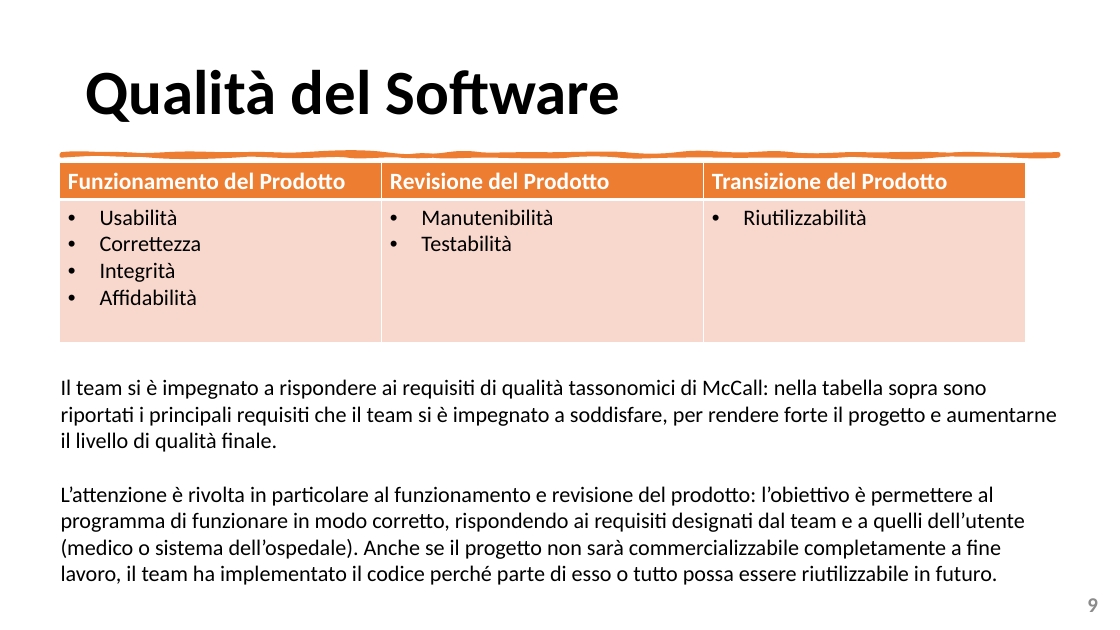
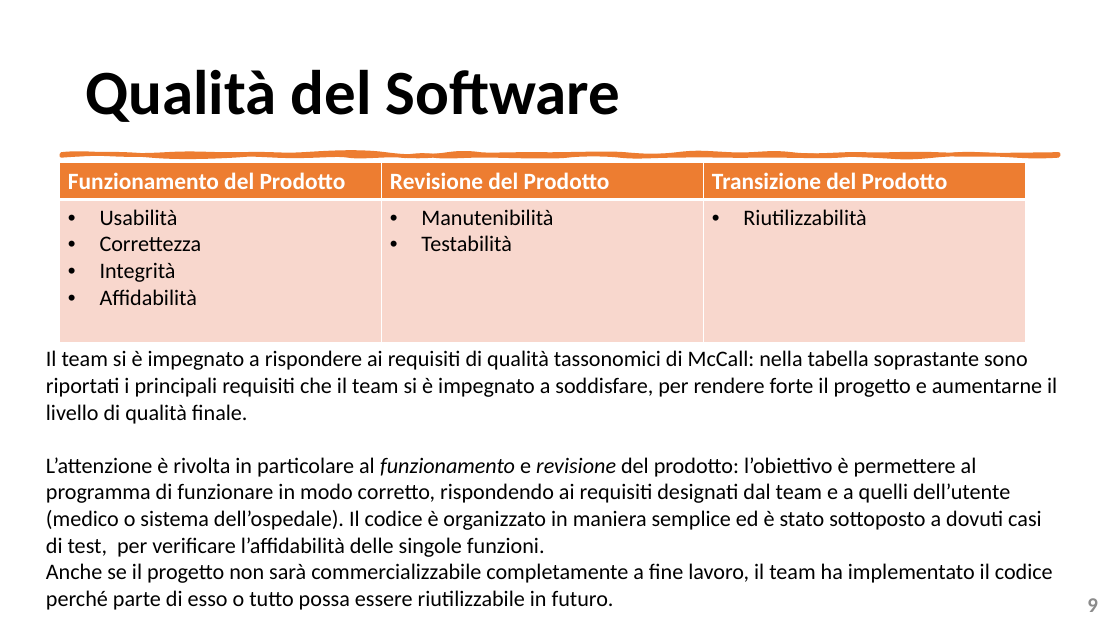
Before and after one commit to mangilimatteo/Progetto_Ingegneria_Software_Cattaneo_Mangili_Saini, a slide deck: slide 9 of Presentazione/Presentazione_Progetto.pptx. Drawn at 1120x630 pixels with LibreOffice and Linux fonts; fonts in the diff are those of the drawing. Boxes give left, top, right and bottom in pixels: in the first picture for what was removed or moved away, otherwise in the second. Text is boxed around its words. In the diff, an @@ line names an element or a change of style, - is before the commit and + after.

```diff
--- a/Presentazione/Presentazione_Progetto.pptx
+++ b/Presentazione/Presentazione_Progetto.pptx
@@ text at bbox=[46, 350, 1057, 610]: text changed @@
-Il team si è impegnato a rispondere ai requisiti di qualità tassonomici di McCall: nella tabella sopra sono riportati i principali requisiti che il team si è impegnato a soddisfare, per rendere forte il progetto e aumentarne il livello di qualità finale.
-L’attenzione è rivolta in particolare al funzionamento e revisione del prodotto: l’obiettivo è permettere al programma di funzionare in modo corretto, rispondendo ai requisiti designati dal team e a quelli dell’utente (medico o sistema dell’ospedale). Anche se il progetto non sarà commercializzabile completamente a fine lavoro, il team ha implementato il codice perché parte di esso o tutto possa essere riutilizzabile in futuro.
+Il team si è impegnato a rispondere ai requisiti di qualità tassonomici di McCall: nella tabella soprastante sono riportati i principali requisiti che il team si è impegnato a soddisfare, per rendere forte il progetto e aumentarne il livello di qualità finale.
+L’attenzione è rivolta in particolare al funzionamento e revisione del prodotto: l’obiettivo è permettere al programma di funzionare in modo corretto, rispondendo ai requisiti designati dal team e a quelli dell’utente (medico o sistema dell’ospedale). Il codice è organizzato in maniera semplice ed è stato sottoposto a dovuti casi di test, per verificare l’affidabilità delle singole funzioni.
+Anche se il progetto non sarà commercializzabile completamente a fine lavoro, il team ha implementato il codice perché parte di esso o tutto possa essere riutilizzabile in futuro.
```
Also in this commit, not shown: 10 other slides changed, 1 other file.
